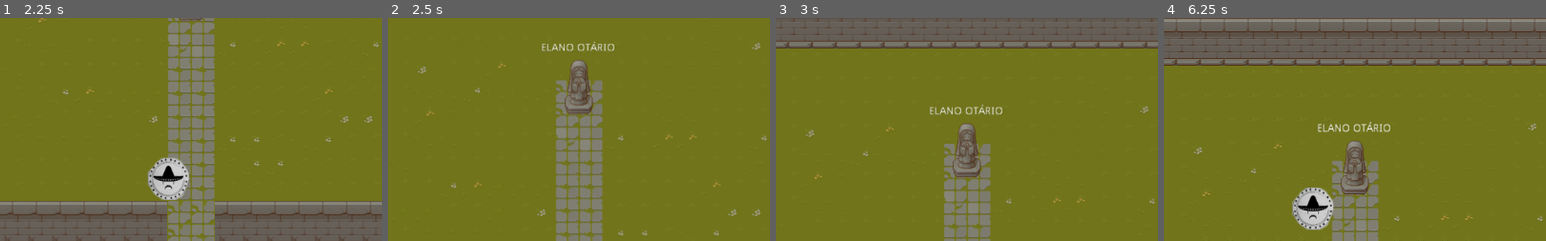
Above: before the commit, frames 1-4 (left to right).
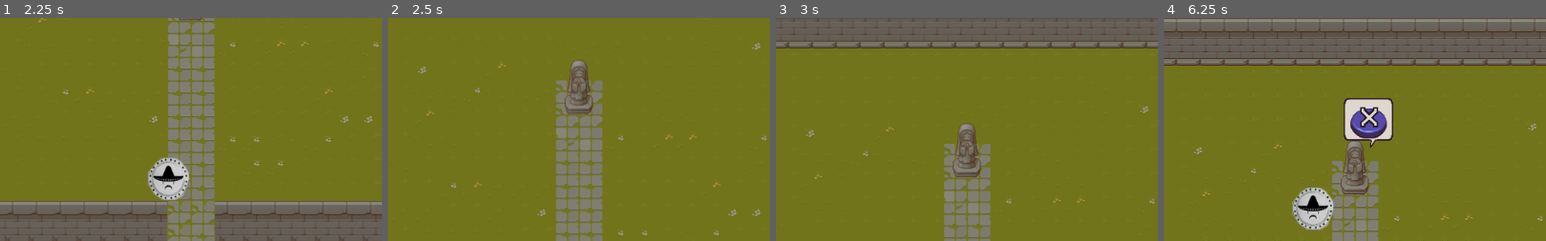
Above: after the commit, the same moments.

Repository: jadert/JogoDarkao
Game: Godot game, scene res://Raiz.tscn
Same seed, same stepped clock (60 frames per second), same inputs: the game is played once before the commit and once after it.
Inputs:
- Up to frame 1 (2.25 s): hold X (mensagem) 0.53-1.28 s; hold Up (move_up) 0.53-2.03 s; tap X (mensagem) at 1.35 s; hold Left (move_left) from 2.03 s (still down); hold X (mensagem) from 2.03 s (still down)
- Up to frame 2 (2.5 s): keep holding Left (move_left); keep holding X (mensagem)
- Up to frame 3 (3 s): keep holding Left (move_left); release X (mensagem) at 2.78 s; tap X (mensagem) at 2.85 s
- Up to frame 4 (6.25 s): release Left (move_left) at 3.53 s; hold Down (move_down) 3.53-4.28 s; hold X (mensagem) 3.53-4.28 s; hold Right (move_right) 4.28-5.03 s; tap X (mensagem) at 4.35, 5.85 s; hold Up (move_up) 5.03-5.78 s; hold X (mensagem) 5.03-5.78 s; hold Right (move_right) from 5.78 s (still down)
The pictures show only the part of the screen within x 22-72%, y 0-50%; the shares and areas given below are measured in that part.

Frame 1 is identical in both runs. In frame 2, 0.4% of the frame differs, in the area x 40-60%, y 10-15%; in frame 3, 0.4%; in frame 4, 2.6%, in the area x 40-60%, y 35-59%.

Commit message:
Minor Bug Fixes

Diff:
--- a/Raiz.tscn
+++ b/Raiz.tscn
@@ -192,8 +192,8 @@
 position = Vector2( 414.365, -165.463 )
 
 [node name="PertoEstatua" type="CollisionPolygon2D" parent="Estatua/Coisas/Area2D"]
-position = Vector2( -15.5711, -87.3628 )
-polygon = PoolVector2Array( 26.6354, 43.463, 27.9426, -30.7088, 44.3215, -58.427, 80.8593, -67.2465, 112.357, -59.687, 127.476, -31.9687, 129.635, 43.463 )
+position = Vector2( -15.5711, -90.0355 )
+polygon = PoolVector2Array( 26.6354, 43.463, 27.9426, -30.7088, 44.3215, -58.427, 80.8593, -67.2465, 112.357, -59.687, 127.476, -31.9687, 129.635, 43.463, 102.937, 42.2579, 78.1663, 42.4238, 77.583, 19.4037, 104.492, 20.2446, 102.046, -22.7777, 59.0833, -20.9593, 56.6106, 18.2037, 75.3195, 19.9855, 76.0641, 42.634 )
 
 [node name="MeteLoko" type="Node2D" parent="."]
 script = ExtResource( 15 )
@@ -255,5 +255,6 @@
 [connection signal="timeout" from="MeteLoko/Timer" to="MeteLoko" method="_on_Timer_timeout"]
 [connection signal="body_entered" from="MeteLoko/Area2D" to="MeteLoko" method="_on_Area2D_body_entered"]
 [connection signal="body_entered" from="ADDR/Area2D" to="ADDR" method="_on_Area2D_body_entered"]
+[connection signal="body_exited" from="ADDR/Area2D" to="ADDR" method="_on_Area2D_body_exited"]
 [connection signal="body_entered" from="SEIQLA/Area2D" to="SEIQLA" method="_on_Area2D_body_entered"]
 [connection signal="body_exited" from="SEIQLA/Area2D" to="SEIQLA" method="_on_Area2D_body_exited"]
--- a/project.godot
+++ b/project.godot
@@ -18,6 +18,12 @@
 [display]
 
 window/size/resizable=false
+
+[importer_defaults]
+
+mp3={
+"loop": false
+}
 
 [input]
 
--- a/scripts/ADDR.gd
+++ b/scripts/ADDR.gd
@@ -2,3 +2,6 @@
 
 func _on_Area2D_body_entered(_body):
 	$SpriteADDR.show()
+
+func _on_Area2D_body_exited(_body):
+	$SpriteADDR.hide()
--- a/scripts/PertoEstatua.gd
+++ b/scripts/PertoEstatua.gd
@@ -2,13 +2,10 @@
 
 onready var texto  = get_node("/root/Raiz/Elano")
 onready var alerta = get_node("/root/Raiz/Estatua/Coisas/AnimatedSprite")
-var estado = 0
+var estado = 1
 var dentro = "N"
 
 func _process(_delta):
-	if estado == 0:
-		alerta.hide()
-		estado = 1
 	if dentro == "S":
 		if Input.is_action_pressed("mensagem"):
 			alerta.hide()
@@ -20,7 +17,6 @@
 		dentro = "S"
 		alerta.show()
 
-
 func _on_Area2D_body_exited(_body):
 	alerta.hide()
 	dentro = "N"
